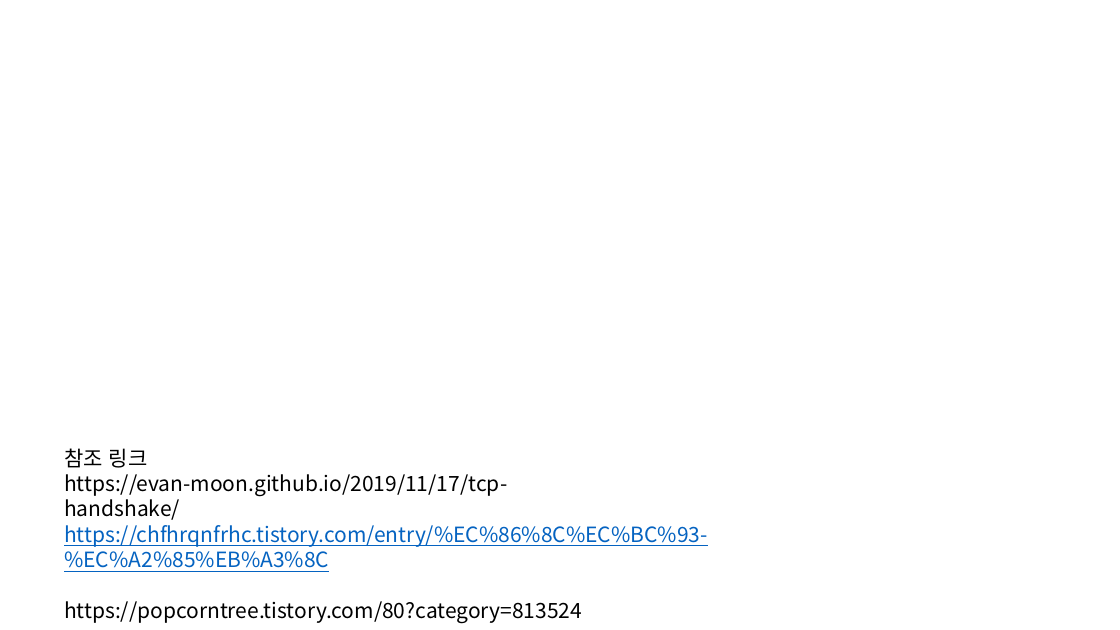
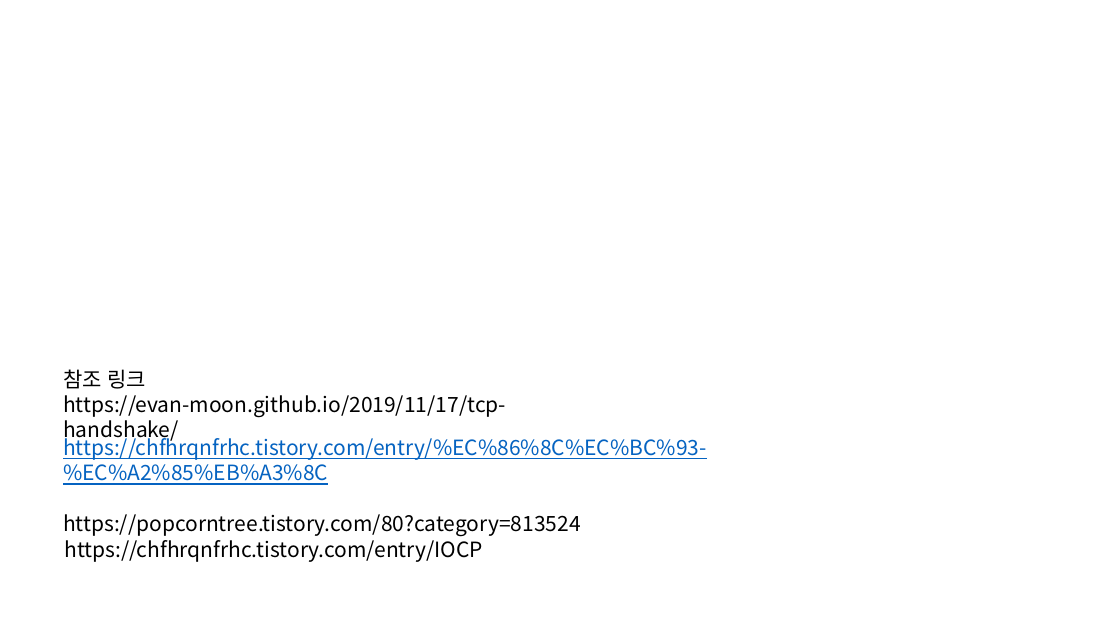
Before and after one commit to roka0105/Team.Yggdrasil_Server, a slide deck: slide 32 of 심화학기 발표자료/n_way handshaking .pptx. Drawn at 1120x630 pixels with LibreOffice and Linux fonts; fonts in the diff are those of the drawing. Boxes give left, top, right and bottom in pixels: in the first picture for what was removed or moved away, otherwise in the second. Text is boxed around its words. In the diff, an @@ line names an element or a change of style, - is before the commit and + after.

Commit message:
Thread pool 관련 링크 추가 오늘 설명 들은 내용 집가서 추가하기

```diff
--- a/심화학기 발표자료/n_way handshaking .pptx
+++ b/심화학기 발표자료/n_way handshaking .pptx
@@ text "참조 링크": place and size @@
-text "참조 링크" at [64,448,507,496]
+text "참조 링크" at [63,369,506,417]
@@ text "https://chfhrqnfrhc.tistory.com/entry/%EC%86%8C%EC%BC%93-%EC ..." rewrapped from [64,525,708,623] to [63,434,707,536] @@
@@ text added at [64,536,482,562], 18 pt, text #000000 @@
+https://chfhrqnfrhc.tistory.com/entry/IOCP
```
Also in this commit, not shown: 12 other slides changed.
